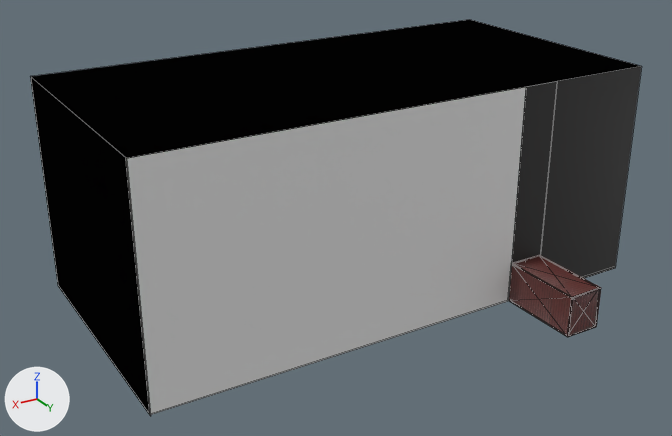
What one commit did to the Blender file BLENDER PROJECTS/first_room/first_room.blend.
One viewpoint serves both versions: a 50 mm lens placed at (49.6, 48.9, 37.2), pointed at (13.5, -11.3, 7.1). Lighting does not change. The marker at lower left points along +X, +Y and +Z. Mesh edges are drawn as thin lines.
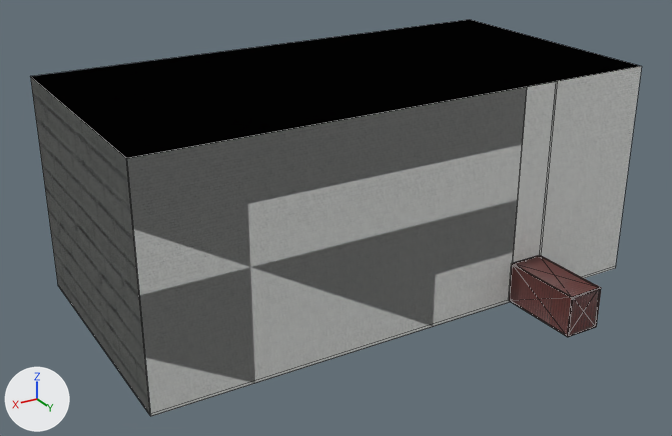
Where the newer file only moved an object's origin or applied its transform, the numbers keep the older frame.

Edits to the bpy script that builds the scene:
```text
Add img_wall_texture_jpg:
    img_wall_texture_jpg = load_image('wall_texture.jpg', 'textures/wall_texture.jpg', 910, 512, 'sRGB')
Add mat_material_006:
    mat_material_006 = principled_material('Material.006')
    mat_material_006.texture = img_wall_texture_jpg
Change me_plane_001:
    used by ob_plane_001; location = (33.12, -14.33, 9.1)
    verts and faces of me_plane_001; kept vertices keep their numbers, new ones are numbered from 8
    before: 0 (0.0, -11.1, 9.3) at pixel (30, 76), 1 (0.0, 11.1, 9.3) at pixel (125, 157), 2 (0.0, -11.1, -9.3) at pixel (58, 286), 3 (0.0, 11.1, -9.3) at pixel (149, 415), 4 (0.0, -11.3, 9.3) at pixel (30, 76)
    before: 5 (0.0, 11.3, 9.3) at pixel (126, 158), 6 (0.0, -11.3, -9.3) at pixel (57, 285), 7 (0.0, 11.3, -9.3) at pixel (150, 416)
    remove me_plane_001.from_pydata(...)  # 8 vertices, 6 faces; spans x 0.0, y -11.3..11.3, z -9.3..9.3
    add me_plane_001.from_pydata(...)  # 6 vertices, 5 faces; spans x 0.0, y -11.3..11.3, z -9.3..9.3
    me_plane_001 part 1
    add delete_vertices([0, 2])  # with the faces that use them
    add faces += [(3, 6, 7), (1, 5, 4), (1, 4, 6, 3)]
    me_plane_001 part 2: 2 faces spanning x 0.0, y -11.3..11.3, z -9.3..9.3 switch from mat_material (black #111010) to mat_material_006 (picture img_wall_texture_jpg)
Change me_plane_009:
    where me_plane_009.from_pydata(...)  # 4 vertices, 1 face; spans x -22.0..-12.7, y 0.0, z -9.3..9.3
    remove me_plane_009.materials.append(mat_material)  # black #111010
    add me_plane_009.materials.append(mat_material_006)  # picture img_wall_texture_jpg
Change me_plane_010:
    where me_plane_010.from_pydata(...)  # 4 vertices, 1 face; spans x -12.7..-9.52, y 0.0, z -5.61..9.29
    remove me_plane_010.materials.append(mat_material)  # black #111010
    add me_plane_010.materials.append(mat_material_006)  # picture img_wall_texture_jpg
Change me_plane_012:
    used by ob_plane_003; location = (10.36, -3.06, 0.95); rotation_euler = (1.571, 0.0, 0.0), in degrees (90, 0, 0); scale = (-8.83, 1.0, 1.0)
    verts and faces of me_plane_012; kept vertices keep their numbers, new ones are numbered from 4
    before: 0 (-2.6, -1.0, 0.0) at pixel (149, 414), 1 (1.0, -1.0, 0.0) at pixel (508, 300), 2 (-2.6, 17.4, 0.0) at pixel (125, 158), 3 (1.0, 17.4, 0.0) at pixel (526, 86)
    remove me_plane_012.from_pydata(...)  # 4 vertices, 1 face; spans x -2.6..1.0, y -1.0..17.4, z 0.0
    add me_plane_012.from_pydata(...)  # 6 vertices, 5 faces; spans x 1.5..33.1, y -3.1, z -0.2..18.4
    me_plane_012 part 3
    add delete_vertices([*range(0, 4)])  # with the faces that use them
    add verts[4] = (33.1, -3.1, -0.2)  # pixel (150, 416)
    add verts[5] = (1.5, -3.1, -0.2)  # pixel (509, 302)
    add verts[6] = (33.1, -3.1, -0.2)  # pixel (150, 416)
    add for new, old in zip([7, 8, 9], [4, 5, 6]): verts[new] = verts[old] + (0.0, 0.0, 18.6)
    add faces += [(5, 8, 9, 6), (4, 5, 6), (7, 9, 8), (4, 6, 9, 7), (4, 7, 8, 5)]
    add me_plane_012.materials.append(mat_material_006)  # picture img_wall_texture_jpg
Change ob_plane_003:
    ob_plane_003.rotation_euler: (1.571, 0.0, 0.0) -> (0.0, 0.0, 0.0)  # degrees (90, 0, 0) -> degrees (0, 0, 0)
    ob_plane_003.scale: (-8.83, 1.0, 1.0) -> (1.0, 1.0, 1.0)
    ob_plane_003.location: (10.36, -3.06, 0.95) -> (0.0, 0.0, 0.0)
```

Where the change shows, as pixel boxes [x1, y1, x2, y2] in the pictures (672 x 436 px; the box of a moved part takes in the faces that stretch with it):
'Plane.003', reshaped, moved, turned, rescaled: before [126, 87, 526, 415]; after [127, 87, 527, 416]
'Plane.006', recoloured (black to grey): [540, 66, 642, 278] in both
'Plane.007', recoloured (black to grey): [512, 81, 557, 263] in both
part 1 of me_plane_001, moved or reshaped: before [31, 77, 149, 409]; after [31, 77, 150, 415]
part 2 of me_plane_001, recoloured (black to grey): before [31, 78, 151, 416]; after [31, 80, 151, 416]
